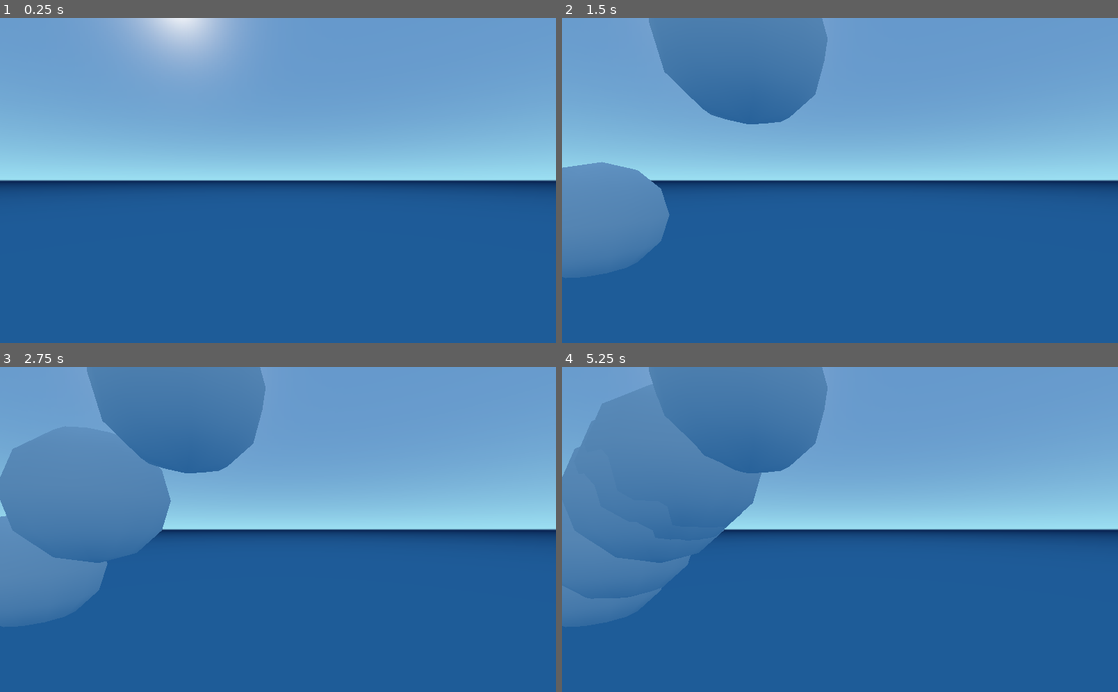
Above: before the commit, frames 1-4 (two rows, left to right).
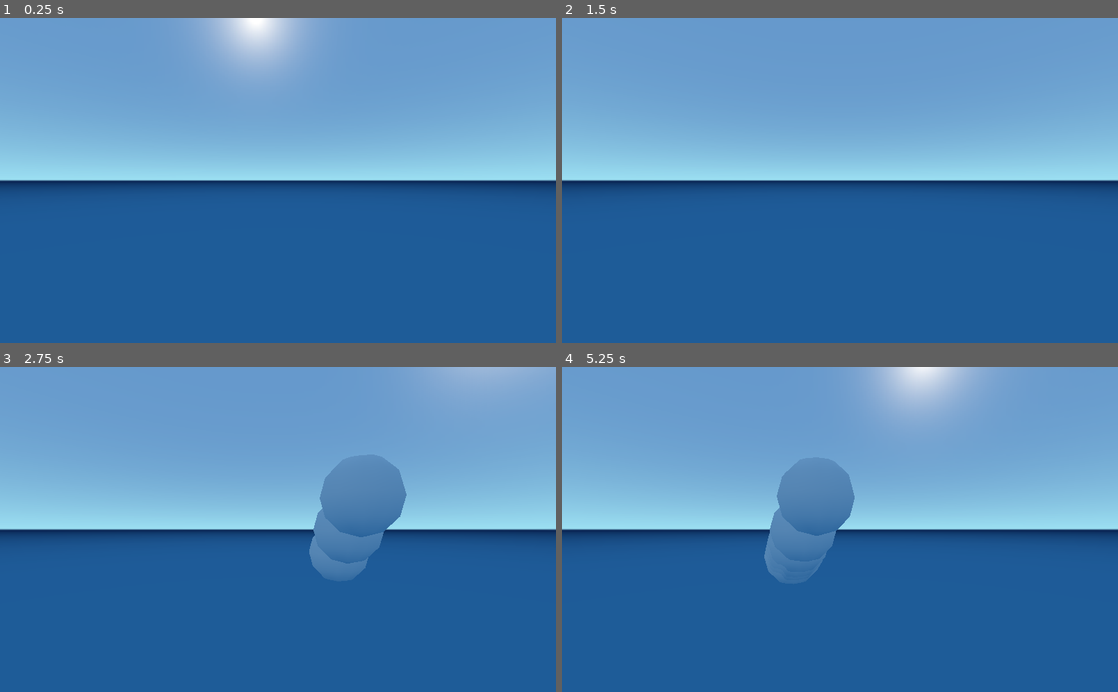
Above: after the commit, the same moments.

Repository: dmgarland/blooming
Game: Godot game, scene res://Main.tscn
Same seed, same stepped clock (60 frames per second), same inputs: the game is played once before the commit and once after it. Sound files missing from this copy of the repository are replaced by a short silence.
Inputs (mouse positions are in pixels of both pictures, inside the frame that each line leads up to):
- Up to frame 1 (0.25 s): no input
- Up to frame 2 (1.5 s): tap Enter at 0.5 s; move the mouse to (962, 164) at 0.52 s; click (962, 164) at 0.67 s; tap Space at 1.25 s; move the mouse to (728, 196) at 1.27 s; click (728, 196) at 1.42 s
- Up to frame 3 (2.75 s): tap Enter at 2 s; move the mouse to (333, 458) at 2.02 s; click (333, 458) at 2.17 s
- Up to frame 4 (5.25 s): tap Space at 2.75, 4.25 s; move the mouse to (812, 594) at 2.77 s; click (812, 594) at 2.92 s; tap Enter at 3.5 s; move the mouse to (1006, 578) at 3.52 s; click (1006, 578) at 3.67 s; move the mouse to (673, 480) at 4.27 s; click (673, 480) at 4.42 s; move the mouse to (867, 529) at 5.02 s; click (867, 529) at 5.17 s

The runs differ from the first frame. In frame 1, 4.5% of the frame differs, in the area x 19-57%, y 0-19%; in frame 2, 14%; in frame 3, 27%; in frame 4, 30%, in the area x 0-78%, y 0-80%.

Commit message:
Build

Diff:
--- a/Main.gd
+++ b/Main.gd
@@ -8,7 +8,7 @@
 
 
 func playNote():
-	var pitch = r.randf_range(1.0, 4.0)
+	var pitch = r.randf_range(1.0, 3.0)
 
 	var note = Note.instance()
 	note.r = r
@@ -19,3 +19,5 @@
 func _input(event):
 	if event is InputEventMouseButton && event.is_pressed():
 		playNote()
+	if event is InputEventMouseMotion:
+		$World/Camera.rotate_y(deg2rad(event.relative.x) * 0.5)
--- a/Main.tscn
+++ b/Main.tscn
@@ -10,4 +10,4 @@
 [node name="World" type="Spatial" parent="."]
 
 [node name="Camera" type="Camera" parent="World"]
-transform = Transform( 0.919232, 0, -0.393717, 0, 1, 0, 0.393717, 0, 0.919232, 3.59249, 1.98552, 6.80339 )
+transform = Transform( 0.995476, 0, -0.0950113, 0, 1, 0, 0.0950113, 0, 0.995476, 5.42208, 1.98552, 8.21722 )
--- a/note.gd
+++ b/note.gd
@@ -7,6 +7,7 @@
 var bus
 var player
 var distance = 0
+var samples = ['res://bowed.wav', 'res://pike.wav', 'res://glasswell.wav']
 
 func _ready():
 	#print("Ready bus count = %s" % AudioServer.bus_count)
@@ -32,7 +33,7 @@
 
 	# Tell the player to play a sound on our new bus
 	player.bus = name
-	player.stream = load('res://bowed.wav')
+	player.stream = load(samples[randi() % samples.size()])
 	player.pitch_scale = pitch
 	shape.translate(Vector3(pitch, pitch, pitch))
 
@@ -44,9 +45,11 @@
 	player.play()
 
 func on_finished():
-	yield(get_tree().create_timer(r.randf_range(1.0, 3.0)), "timeout")
-	shape.translate(Vector3(-distance, 0, 0))
+	yield(get_tree().create_timer(r.randf_range(0.5, 5.0)), "timeout")
+	var pitch_adjustment = r.randf_range(-0.1, 0.1)
+	shape.translate(Vector3(-distance + pitch_adjustment, pitch_adjustment, pitch_adjustment))
 	distance = 0
+	player.pitch_scale += pitch_adjustment
 	player.play()
 
 func _process(_delta):
--- a/project.godot
+++ b/project.godot
@@ -17,7 +17,7 @@
 
 config/name="Blooming"
 run/main_scene="res://Main.tscn"
-config/icon="res://icon.png"
+config/icon="res://icon-16.icns"
 
 [rendering]
 
Not shown, added: build/Blooming.png.import
Not shown, added: build/favicon.png.import
Not shown, added: export_presets.cfg
Not shown, added: glasswell.wav.import
Binary file changed: icon.png
Not shown, added: kanun.wav.import
Not shown, added: pike.wav.import
Not shown, added: build/Blooming.pck
Not shown, added: build/Blooming.png
Not shown, added: build/Blooming.wasm
Not shown, added: build/favicon.png
Not shown, added: glasswell.wav
(and 3 more such lines)
